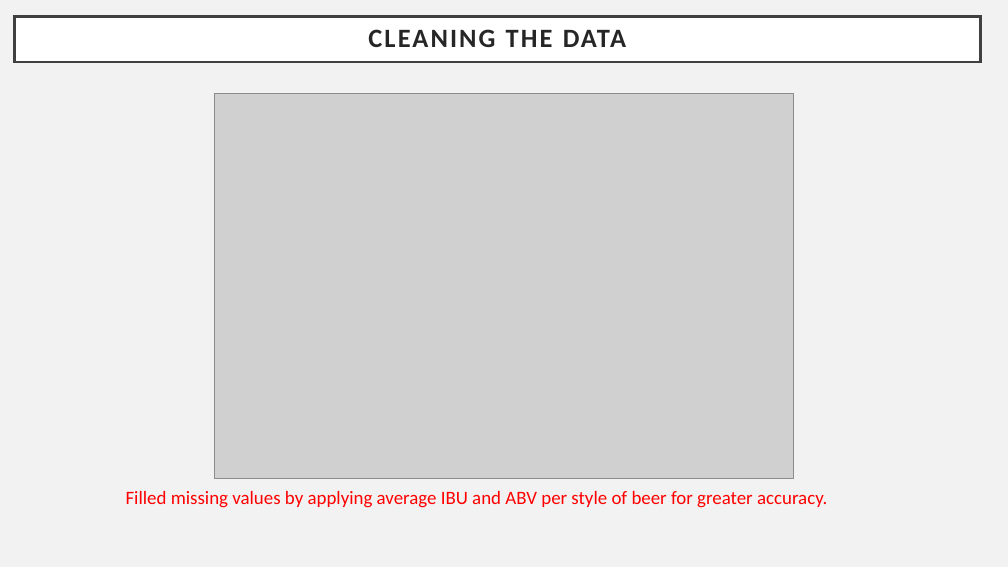
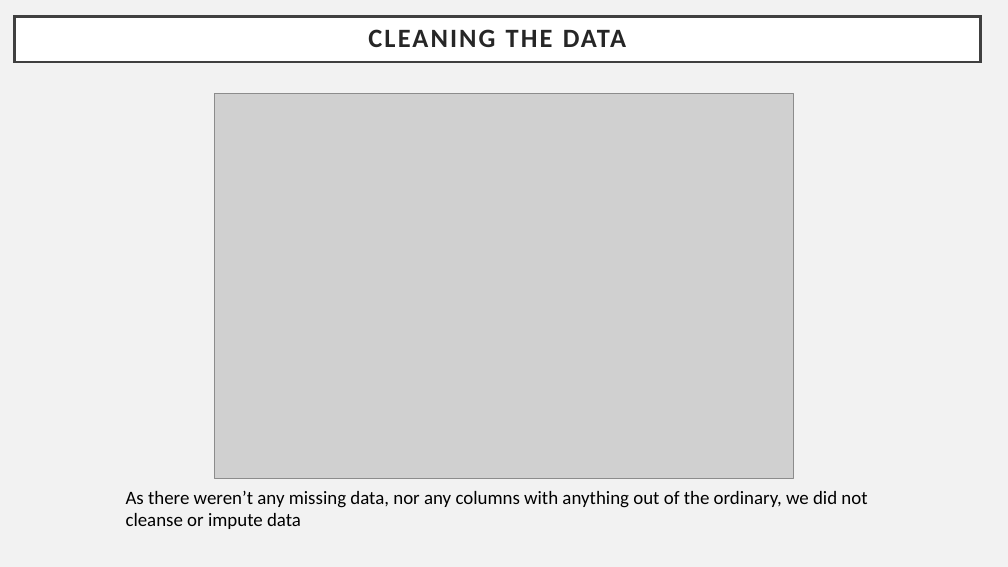
Before and after one commit to bensonnd/msds, a slide deck: slide 2 of ds6306/CaseStudy2DDS/presentation/Case Study 2 - Neil Benson.pptx. Drawn at 1008x567 pixels with LibreOffice and Linux fonts; fonts in the diff are those of the drawing; grey boxes stand for pictures. Boxes give left, top, right and bottom in pixels: in the first picture for what was removed or moved away, otherwise in the second. Text is boxed around its words. In the diff, an @@ line names an element or a change of style, - is before the commit and + after.

```diff
--- a/ds6306/CaseStudy2DDS/presentation/Case Study 2 - Neil Benson.pptx
+++ b/ds6306/CaseStudy2DDS/presentation/Case Study 2 - Neil Benson.pptx
@@ text at (126,491,867,529): text changed; text colour #FF0000 to #000000 @@
-Filled missing values by applying average IBU and ABV per style of beer for greater accuracy.
+As there weren’t any missing data, nor any columns with anything out of the ordinary, we did not cleanse or impute data
```
Also in this commit, not shown: 3 other slides changed, 1 slide added, 1 slide removed, 13 other files.
